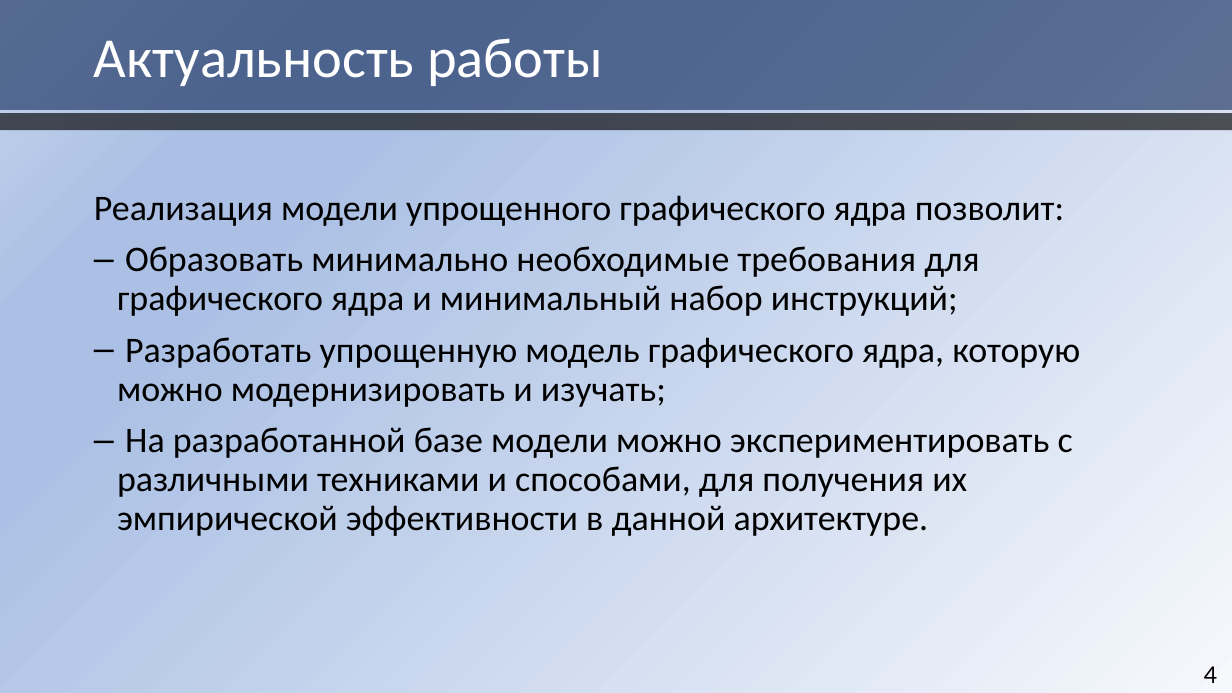
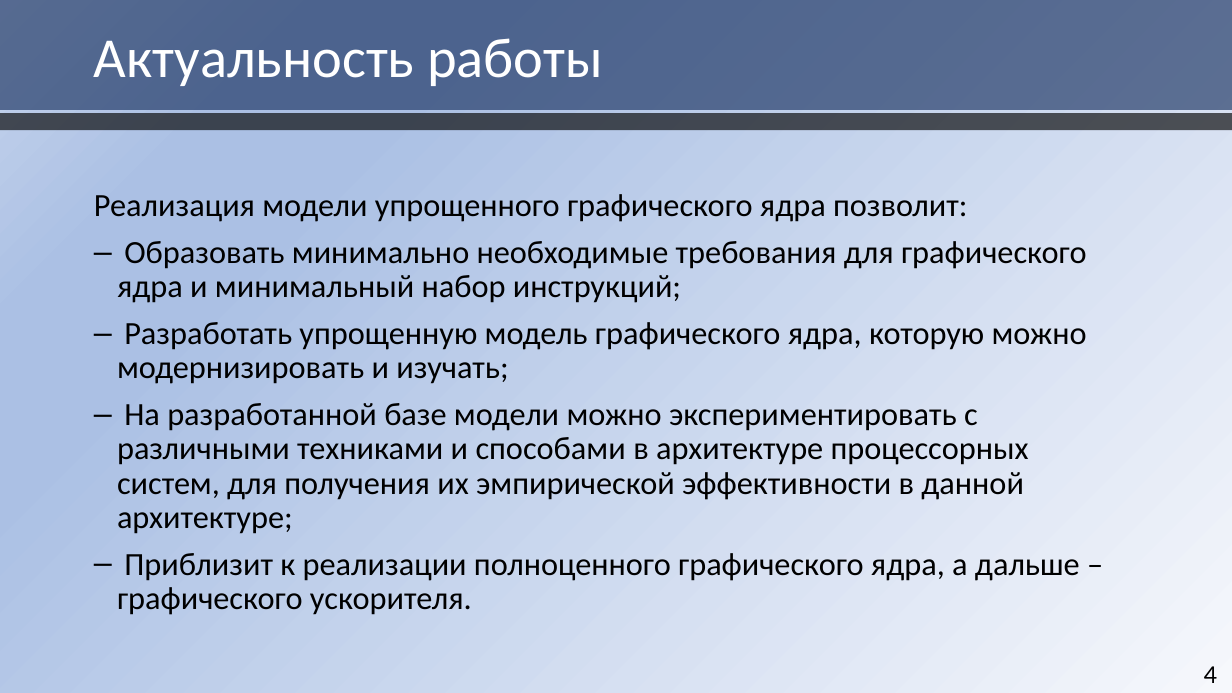
Before and after one commit to HaMeNopeDiot/hardware_gpu, a slide deck: slide 4 of docs/starukhin_dissertation/magister_pres.pptx. Drawn at 1232x693 pixels with LibreOffice and Linux fonts; fonts in the diff are those of the drawing. Boxes give left, top, right and bottom in pixels: in the first picture for what was removed or moved away, otherwise in the second. Text is boxed around its words. In the diff, an @@ line names an element or a change of style, - is before the commit and + after.

Commit message:
literature. text for thread. pptx

```diff
--- a/docs/starukhin_dissertation/magister_pres.pptx
+++ b/docs/starukhin_dissertation/magister_pres.pptx
@@ text at <box>94,194,1087,384</box>: size 28 to 25.2 pt in "Реализация модели упрощенного графического ядра позволит:", "Образовать минимально необходимые требования для графическог ...", "Разработать упрощенную модель графического ядра, которую мож ..."; line spacing 0.9 to 0.88 @@
@@ text at <box>117,403,1080,615</box>: text changed; size 28 to 25.2 pt @@
-– На разработанной базе модели можно экспериментировать с различными техниками и способами, для получения их эмпирической эффективности в данной архитектуре.
+– На разработанной базе модели можно экспериментировать с различными техниками и способами в архитектуре процессорных систем, для получения их эмпирической эффективности в данной архитектуре;
+– Приблизит к реализации полноценного графического ядра, а дальше – графического ускорителя.
```
Also in this commit, not shown: 4 other slides changed, 2 other files.
